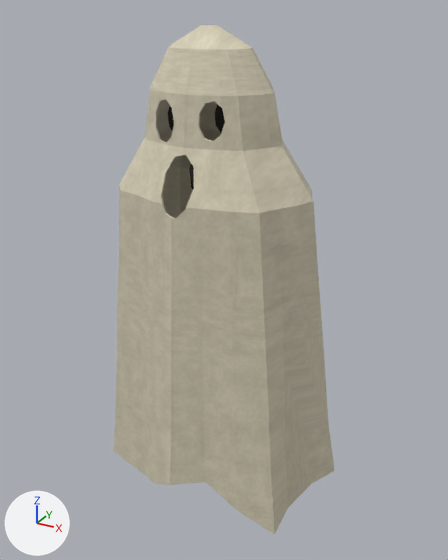
One commit to the glTF model assets/entities/sheet-ghost/model/sheet-ghost.glb: the scene before it, then after it.
Camera for both pictures: a 50 mm camera at (0.987, -1.705, 1.839) aimed at (0.015, 0.062, 0.955). Arrows for +X, +Y and +Z are at lower left; the lights stay in place. The picture after the commit comes second. Vertices at exactly the same position are counted once.

The scene before the commit, as lines of its bpy script (objects in view):
```python
mat_sheet_ghost = bpy.data.materials.new('sheet-ghost')
mat_sheet_ghost.use_nodes = True; mat_sheet_ghost.node_tree.nodes.clear()
_N = mat_sheet_ghost.node_tree.nodes; _L = mat_sheet_ghost.node_tree.links
n0 = _N.new('ShaderNodeBsdfPrincipled'); n0.name = 'Principled BSDF'
n0.inputs[2].default_value = 1.0  # 'Roughness'
n1 = _N.new('ShaderNodeOutputMaterial'); n1.name = 'Material Output'
n2 = _N.new('ShaderNodeMix'); n2.name = 'Mix'
n2.data_type = 'RGBA'
n2.blend_type = 'MULTIPLY'
n2.inputs[0].default_value = 1.0  # 'Factor'
n3 = _N.new('ShaderNodeVertexColor'); n3.name = 'Color Attribute'
n4 = _N.new('ShaderNodeTexImage'); n4.name = 'Image Texture'
n4.image = img_image_0
n4.extension = 'EXTEND'
_L.new(n0.outputs[0], n1.inputs[0])  # 'BSDF' to 'Surface'
_L.new(n2.outputs[2], n0.inputs[0])  # 'Result' to 'Base Color'
_L.new(n3.outputs[0], n2.inputs[7])  # 'Color' to 'B'
_L.new(n4.outputs[0], n2.inputs[6])  # 'Color' to 'A'
me_sheet_ghost = bpy.data.meshes.new('sheet-ghost')
me_sheet_ghost.from_pydata(...)  # 637 vertices, 1270 faces; spans x -0.52..0.48, y -0.3..0.41, z 0.17..1.79
me_sheet_ghost.materials.append(mat_sheet_ghost)
ob_sheet_ghost_mesh = bpy.data.objects.new('sheet-ghost_mesh', me_sheet_ghost)
ob_sheet_ghost_mesh.location = (0.0, 0.0, 0.0)
```
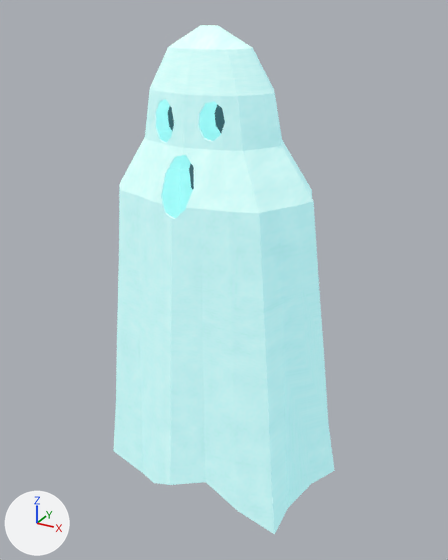
The newer file is also turned or shifted as a whole; pictures and numbers use the older file's frame.

Scene script edits in JSON lines:
```json
{"block": "mat_sheet_ghost", "where": "n0 = _N.new('ShaderNodeBsdfPrincipled'); n0.name = 'Principled BSDF'"}
{"op": "add", "block": "mat_sheet_ghost", "code": "n0.inputs[27].default_value = (0.14, 0.5, 0.58, 1.0)  # 'Emission Color', cyan #69bcc8"}
{"op": "add", "block": "mat_sheet_ghost", "code": "n0.inputs[28].default_value = 1.0  # 'Emission Strength'"}
{"op": "add", "block": "mat_sheet_ghost", "code": "n5 = _N.new('ShaderNodeMath'); n5.name = 'Math'"}
{"op": "add", "block": "mat_sheet_ghost", "code": "n5.operation = 'MULTIPLY'"}
{"block": "mat_sheet_ghost", "where": "n3 = _N.new('ShaderNodeVertexColor'); n3.name = 'Color Attribute'"}
{"block": "mat_sheet_ghost", "where": "n4 = _N.new('ShaderNodeTexImage'); n4.name = 'Image Texture'"}
{"op": "add", "block": "mat_sheet_ghost", "code": "_L.new(n5.outputs[0], n0.inputs[4])  # 'Value' to 'Alpha'"}
{"op": "add", "block": "mat_sheet_ghost", "code": "_L.new(n3.outputs[1], n5.inputs[1])  # 'Alpha' to 'Value'"}
{"op": "add", "block": "mat_sheet_ghost", "code": "_L.new(n4.outputs[1], n5.inputs[0])  # 'Alpha' to 'Value'"}
{"op": "add", "block": "mat_sheet_face", "code": ["mat_sheet_face = bpy.data.materials.new('sheet_face')", "# colours: dark cyan #305961, mixed with the vertex colours", "# uses the picture img_image_0"]}
{"block": "me_sheet_ghost", "where": "me_sheet_ghost.from_pydata(...)  # 637 vertices, 1270 faces; spans x -0.52..0.48, y -0.3..0.41, z 0.17..1.79"}
{"block": "me_sheet_ghost", "where": "# used by ob_sheet_ghost_mesh; location = (0.0, 0.0, 0.0)"}
{"block": "me_sheet_ghost", "change": "me_sheet_ghost part 1: 216 faces spanning x -0.12..0.12, y -0.06..-0.03, z 1.27..1.59 switch from mat_sheet_ghost to mat_sheet_face"}
```

Where the change shows, as pixel boxes (x1, y1, x2, y2) in the pictures (448 x 560 px):
```json
{"object": "sheet-ghost_mesh", "change": "recoloured, surface changed", "before": [113, 25, 335, 534], "after": [113, 25, 335, 534], "on screen": "grey to cyan"}
{"part": 1, "of": "me_sheet_ghost", "change": "recoloured", "before": [168, 104, 225, 190], "after": [168, 104, 225, 190]}
```
